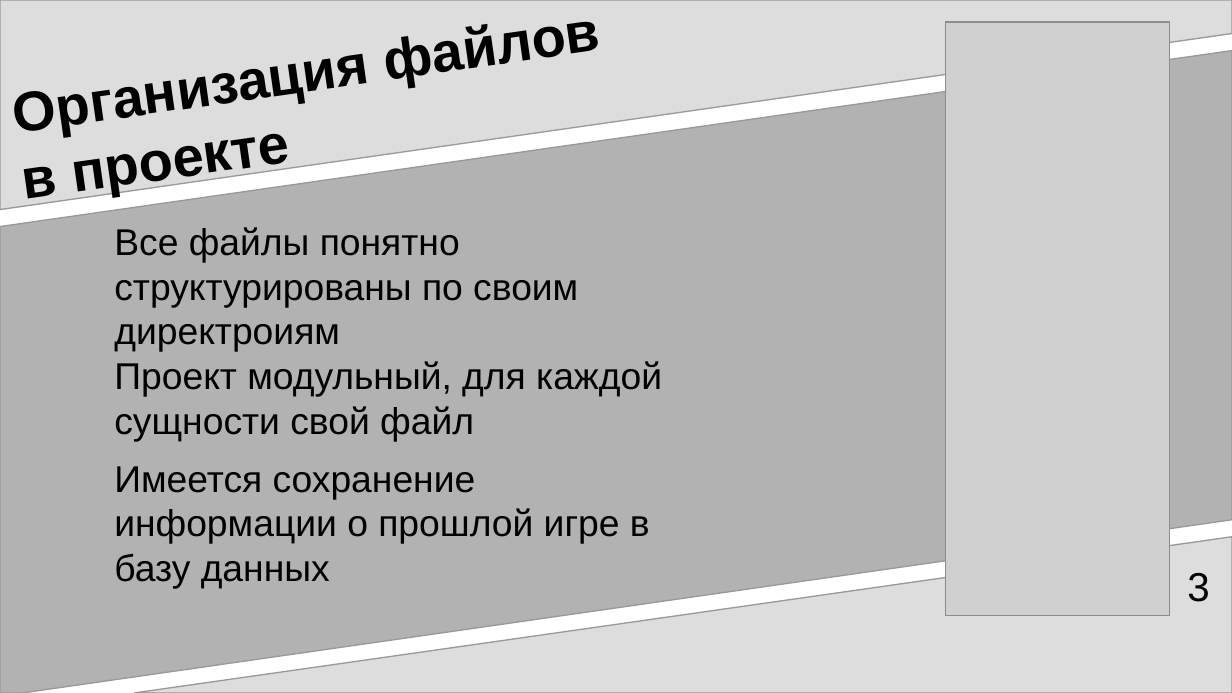
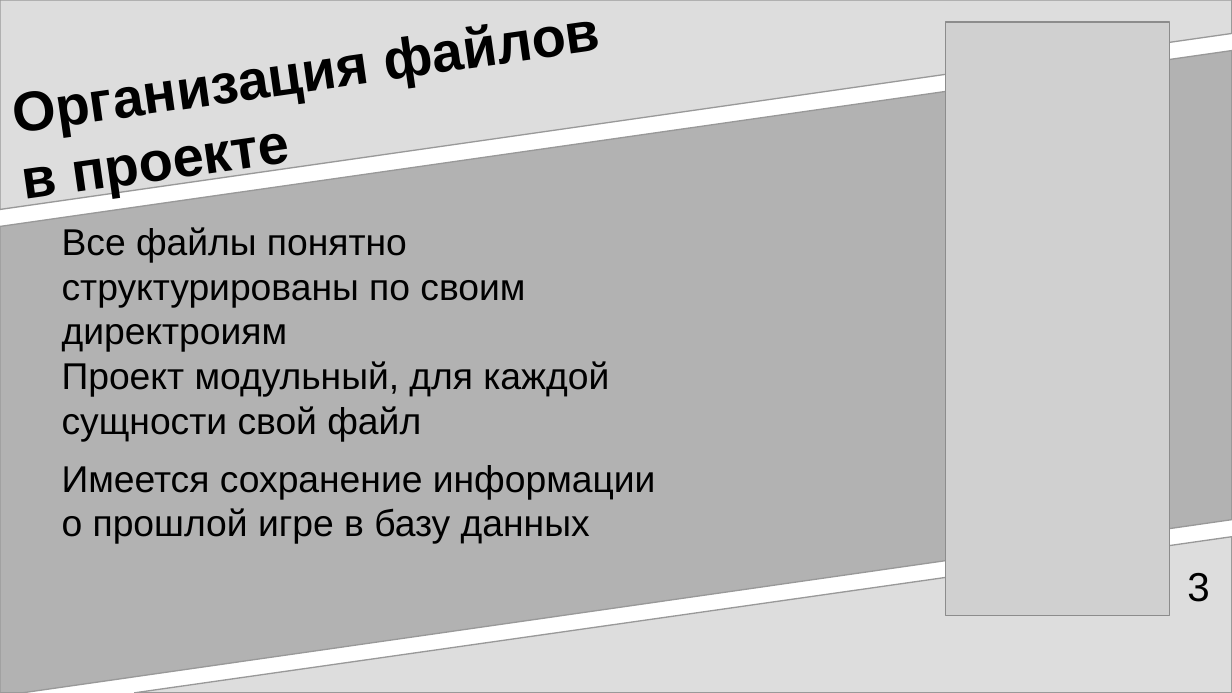
Before and after one commit to chexontez/galactic-defenderya, a slide deck: slide 3 of presentation.odp. Drawn at 1232x693 pixels with LibreOffice and Linux fonts; fonts in the diff are those of the drawing; grey boxes stand for pictures. Boxes give left, top, right and bottom in pixels: in the first picture for what was removed or moved away, otherwise in the second. Text is boxed around its words. In the diff, an @@ line names an element or a change of style, - is before the commit and + after.

```diff
--- a/presentation.odp
+++ b/presentation.odp
@@ outline redrawn in 3 elements at [134, 537, 1232, 693], [0, 50, 1232, 693], [0, 0, 1232, 209] @@
@@ text "Все файлы понятно структурированы по ..." at [62, 227, 656, 544]: indent changed @@
```
Also in this commit, not shown: 2 other slides changed, 1 slide added, 2 slides removed, 2 other files.
